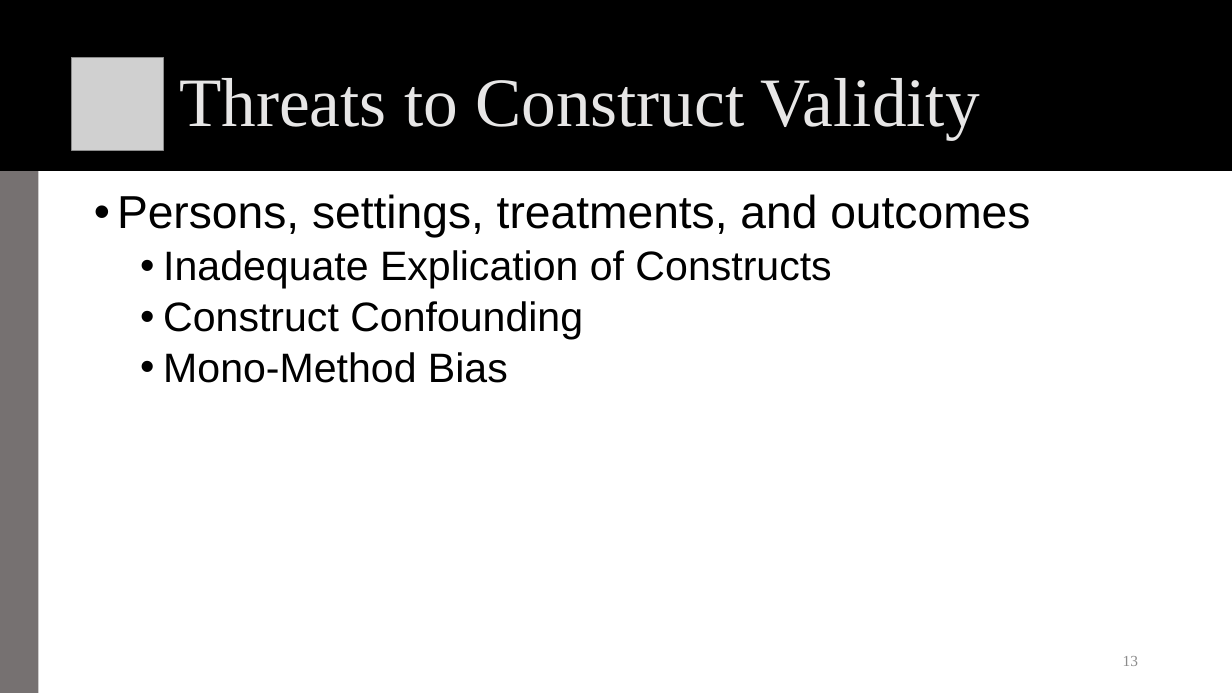
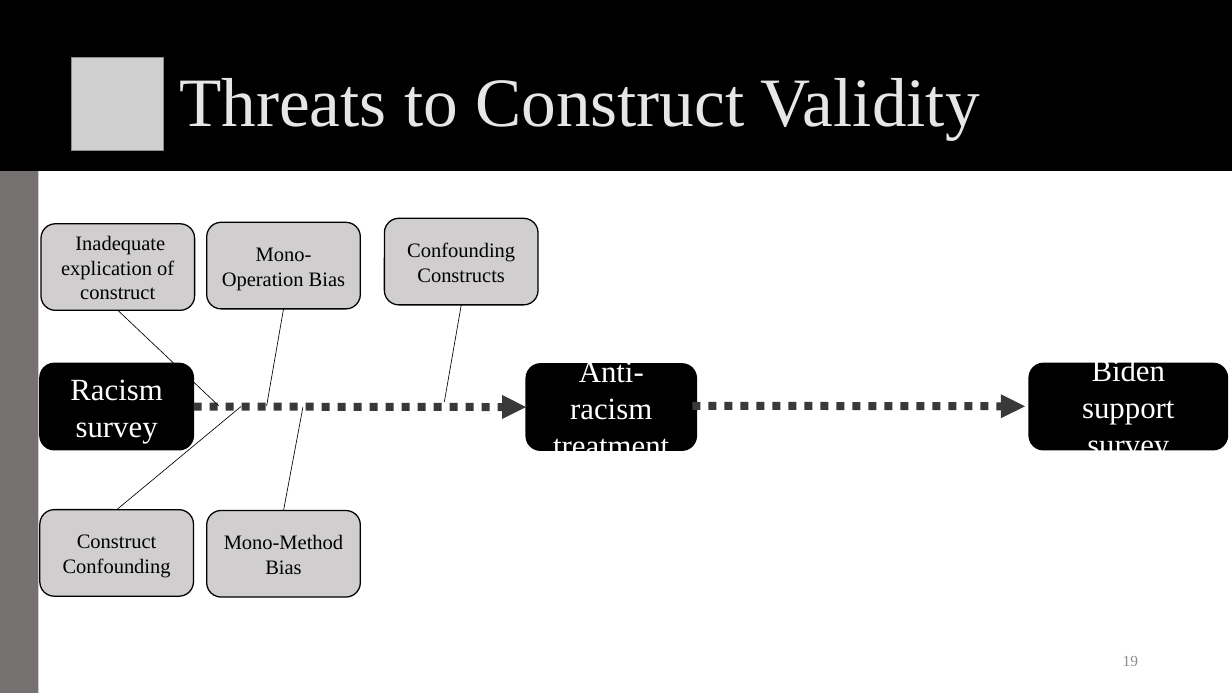
Before and after one commit to rossdahlke/course_writings, a slide deck: slide 19 of stanford_comm_318/week_03/week_03_scc.pptx (slide 13 before the commit). Drawn at 1232x693 pixels with LibreOffice and Linux fonts; fonts in the diff are those of the drawing; grey boxes stand for pictures; background and template pictures are left out. Boxes give left, top, right and bottom in pixels: in the first picture for what was removed or moved away, otherwise in the second. Text is boxed around its words. In the diff, an @@ line names an element or a change of style, - is before the commit and + after.

```diff
--- a/stanford_comm_318/week_03/week_03_scc.pptx
+++ b/stanford_comm_318/week_03/week_03_scc.pptx
@@ text removed at <box>117,194,1030,383</box> @@
-• Persons, settings, treatments, and outcomes
-  • Inadequate Explication of Constructs
-  • Construct Confounding
-  • Mono-Method Bias
@@ rounded rectangle added at <box>41,224,194,311</box>, fill #D0CECE, outline #000000 1 pt, 16 pt, text #000000 @@
+Inadequate explication of construct
@@ rounded rectangle added at <box>207,223,360,310</box>, fill #D0CECE, outline #000000 1 pt, 16 pt, text #000000 @@
+Mono-Operation Bias
@@ rounded rectangle added at <box>384,218,538,305</box>, fill #D0CECE, outline #000000 1 pt, 16 pt, text #000000 @@
+Confounding Constructs
@@ line added from (118, 311) to (219, 406), #000000 0.5 pt @@
@@ line added from (284, 309) to (267, 406), #000000 0.5 pt @@
@@ line added from (461, 305) to (445, 402), #000000 0.5 pt @@
@@ rounded rectangle added at <box>40,363,193,450</box>, fill #000000, outline #000000 1 pt, 24 pt, text #FFFFFF @@
+Racism survey
@@ rounded rectangle added at <box>526,364,696,451</box>, fill #000000, outline #000000 1 pt, 24 pt, text #FFFFFF @@
+Anti-racism treatment
@@ rounded rectangle added at <box>1030,363,1228,450</box>, fill #000000, outline #000000 1 pt, 24 pt, text #FFFFFF @@
+Biden support survey
@@ line added from (116, 510) to (241, 407), #000000 0.5 pt @@
@@ arrow added from (193, 407) to (526, 408), #3B3838 6.25 pt dashed @@
@@ line added from (284, 511) to (303, 408), #000000 0.5 pt @@
@@ arrow added from (692, 406) to (1025, 407), #3B3838 6.25 pt dashed @@
@@ rounded rectangle added at <box>40,510,193,597</box>, fill #D0CECE, outline #000000 1 pt, 16 pt, text #000000 @@
+Construct Confounding
@@ rounded rectangle added at <box>207,511,360,598</box>, fill #D0CECE, outline #000000 1 pt, 16 pt, text #000000 @@
+Mono-Method Bias
@@ page number at <box>1123,656,1138,666</box>: text changed @@
-13
+19
```
Also in this commit, not shown: 7 other slides changed, 34 slides added, 8 slides removed, 1 other file.
